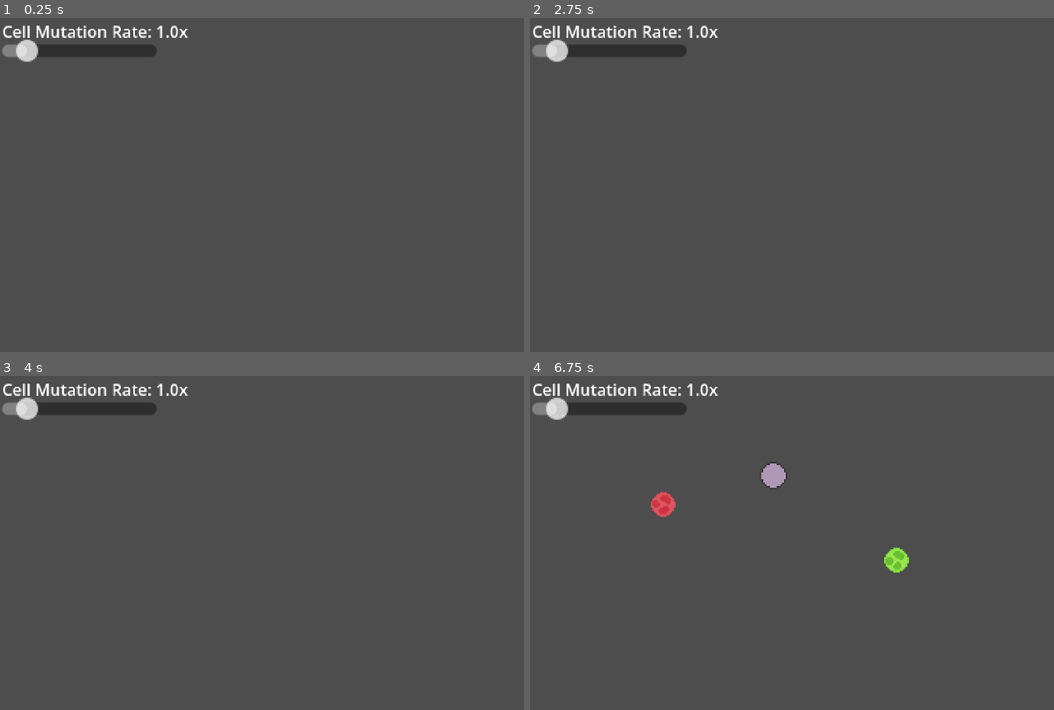
Above: before the commit, frames 1-4 (two rows, left to right).
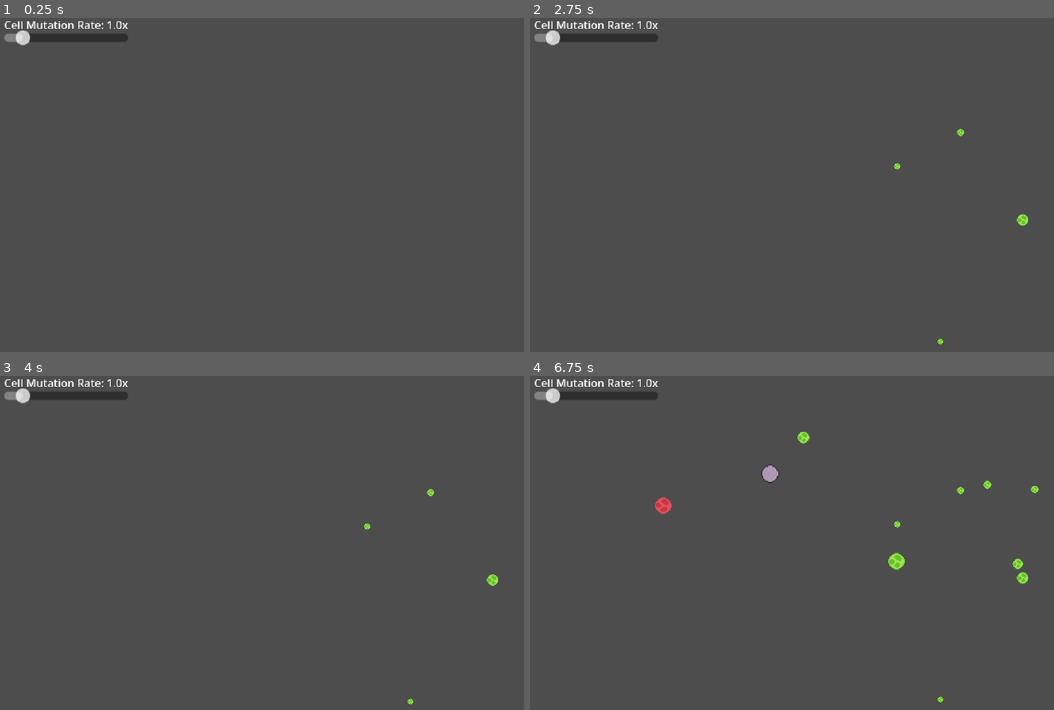
Above: after the commit, the same moments.

Repository: 255-Ping/Cells
Game: Godot game, scene res://Scenes/main.tscn
Same seed, same stepped clock (60 frames per second), same inputs: the game is played once before the commit and once after it.
Inputs (mouse positions are in pixels of both pictures, inside the frame that each line leads up to):
- Up to frame 1 (0.25 s): no input
- Up to frame 2 (2.75 s): tap Enter at 0.5, 2 s; move the mouse to (1012, 185) at 0.52 s; tap S (camera_move_down) at 0.6 s; tap Space at 1.25 s; move the mouse to (729, 225) at 1.27 s; tap A (camera_move_left) at 1.35 s; move the mouse to (928, 121) at 2.02 s; tap D (camera_move_right) at 2.1 s
- Up to frame 3 (4 s): move the mouse to (298, 639) at 2.77 s; tap W (camera_move_up) at 2.85 s; tap Space at 3.5 s; move the mouse to (outside the picture) at 3.52 s; click (outside the picture) at 3.6 s
- Up to frame 4 (6.75 s): tap Enter at 4.25 s; move the mouse to (661, 506) at 4.27 s; tap M (spawn_meat) at 4.35 s; tap Space at 5 s; move the mouse to (896, 563) at 5.02 s; tap P (spawn_plant) at 5.1 s; move the mouse to (765, 469) at 5.77 s; tap C (spawn_random_cell) at 5.85 s; move the mouse to (1012, 543) at 6.52 s; tap S (camera_move_down) at 6.6 s

The runs differ from the first frame. In frame 1, 2.3% of the frame differs, in the area x 0-36%, y 0-14%; in frame 2, 2.4%; in frame 3, 2.4%; in frame 4, 3.2%, in the area x 0-98%, y 0-98%.

Commit message:
Basic automatic plant spawning and UI improvements

Diff:
--- a/Scenes/camera_controller.tscn
+++ b/Scenes/camera_controller.tscn
@@ -6,13 +6,14 @@
 script = ExtResource("1_wovnw")
 
 [node name="Camera2D" type="Camera2D" parent="." unique_id=1790208769]
-zoom = Vector2(3, 3)
+zoom = Vector2(2, 2)
 
 [node name="HSlider" type="HSlider" parent="." unique_id=311266660]
-offset_left = -212.0
-offset_top = -107.0
-offset_right = -113.0
-offset_bottom = -91.0
+z_index = 1000
+offset_left = -316.0
+offset_top = -169.0
+offset_right = -197.0
+offset_bottom = -153.0
 max_value = 10.0
 step = 0.1
 
--- a/Scenes/cell.tscn
+++ b/Scenes/cell.tscn
@@ -31,6 +31,7 @@
 
 [node name="Panel" type="Panel" parent="." unique_id=83872368]
 visible = false
+z_index = 1000
 offset_left = -66.0
 offset_top = 12.0
 offset_right = 65.0
--- a/Scenes/plant.tscn
+++ b/Scenes/plant.tscn
@@ -10,11 +10,11 @@
 gravity_scale = 0.0
 script = ExtResource("1_6gypx")
 
-[node name="Sprite2D" type="Sprite2D" parent="." unique_id=1810670812]
-texture = ExtResource("1_fgu4o")
-
 [node name="CollisionPolygon2D" type="CollisionPolygon2D" parent="." unique_id=427793246]
 polygon = PackedVector2Array(5, -6.6, 5, -8, -4.5, -8, -6.5, -5, -8, -5, -8, 4.5, -3.6999998, 8, 3.3999996, 8, 6.3999996, 5, 8, 5, 8, -4.5)
+
+[node name="Sprite2D" type="Sprite2D" parent="CollisionPolygon2D" unique_id=1810670812]
+texture = ExtResource("1_fgu4o")
 
 [node name="HitBox" type="Area2D" parent="." unique_id=745395831 groups=["hitbox"]]
 
--- a/Scripts/Cell/cell.gd
+++ b/Scripts/Cell/cell.gd
@@ -84,7 +84,7 @@
 		birth_movement_speed = rng.randf_range(0.5,5)
 		birth_scale = rng.randf_range(0.5,1.25)
 		birth_max_hunger = rng.randf_range(5,15)
-		hunger_drain = rng.randf_range(0.5,0.05)
+		hunger_drain = rng.randf_range(0.05,0.005)
 		growth_hunger = rng.randf_range(1,3)
 		birth_hunger = rng.randf_range(1.5, birth_max_hunger * 0.75)
 
--- a/Scripts/main.gd
+++ b/Scripts/main.gd
@@ -1,5 +1,8 @@
 extends Node2D
 class_name Main
+
+var math = Math.new()
+var rng = RandomNumberGenerator.new()
 
 #Node Variables
 @onready var cell_node = preload("res://Scenes/cell.tscn")
@@ -9,11 +12,22 @@
 #Cell Modifying Variables
 var cell_mutation_rate: float = 1.0
 
+#Plant Summon Variables
+var plant_summon_time: float = 2.5
+var plant_summon_timer: float = 2.5
+
 func _ready() -> void:
 	Engine.max_fps = 60.0
 
 # Called every frame. 'delta' is the elapsed time since the previous frame.
-func _process(_delta: float) -> void:
+func _process(delta: float) -> void:
+	if plant_summon_timer > 0:
+		plant_summon_timer -= delta
+	else:
+		plant_summon_timer = plant_summon_time
+		for i in 5:
+			summon_plant(math.random_point_in_circle(250.0),rng.randf_range(0.25,0.75))
+			#math.random_point_in_circle()
 	_check_summon_cell_at_mouse()
 	_check_summon_plant_at_mouse()
 	_check_summon_meat_at_mouse()
--- /dev/null
+++ b/Scripts/math.gd
@@ -0,0 +1,7 @@
+extends Node
+class_name Math
+
+func random_point_in_circle(radius: float) -> Vector2:
+	var theta := randf() * TAU
+	var r := radius * sqrt(randf())
+	return Vector2(cos(theta), sin(theta)) * r
--- a/Scripts/plant.gd
+++ b/Scripts/plant.gd
@@ -8,7 +8,8 @@
 func _ready() -> void:
 	await get_tree().process_frame
 	health = 5 * size
-	scale = Vector2(size,size)
+	$CollisionPolygon2D.scale = Vector2(size,size)
+	$HitBox.scale = Vector2(size,size)
 
 func take_damage(amount: float, _attacker_node: Node):
 	health -= amount
--- a/Scripts/utils.gd
+++ /dev/null
@@ -1,11 +0,0 @@
-extends Node
-
-
-# Called when the node enters the scene tree for the first time.
-func _ready() -> void:
-	pass # Replace with function body.
-
-
-# Called every frame. 'delta' is the elapsed time since the previous frame.
-func _process(delta: float) -> void:
-	pass
Not shown, added: docs.zip
